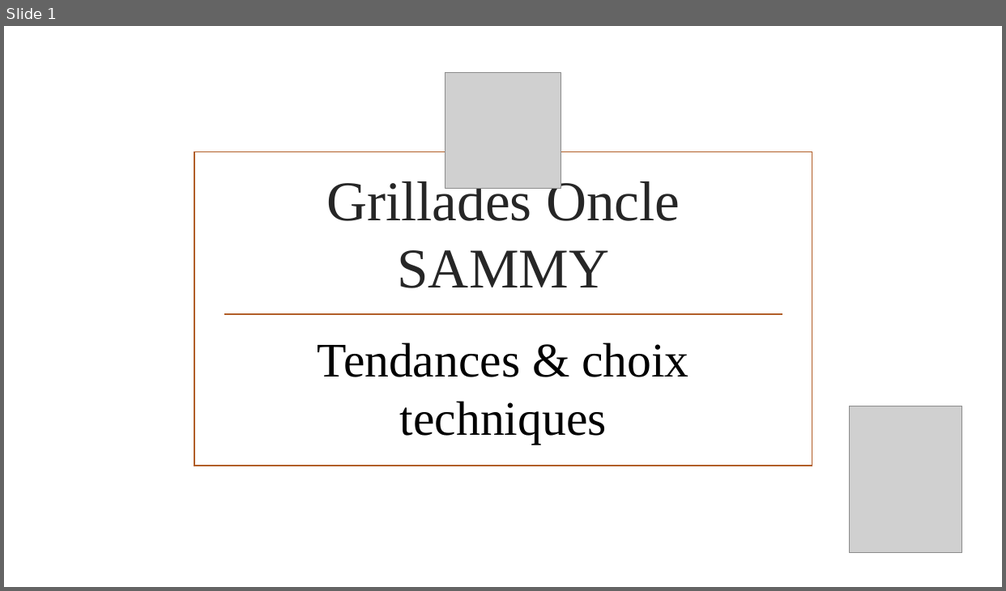
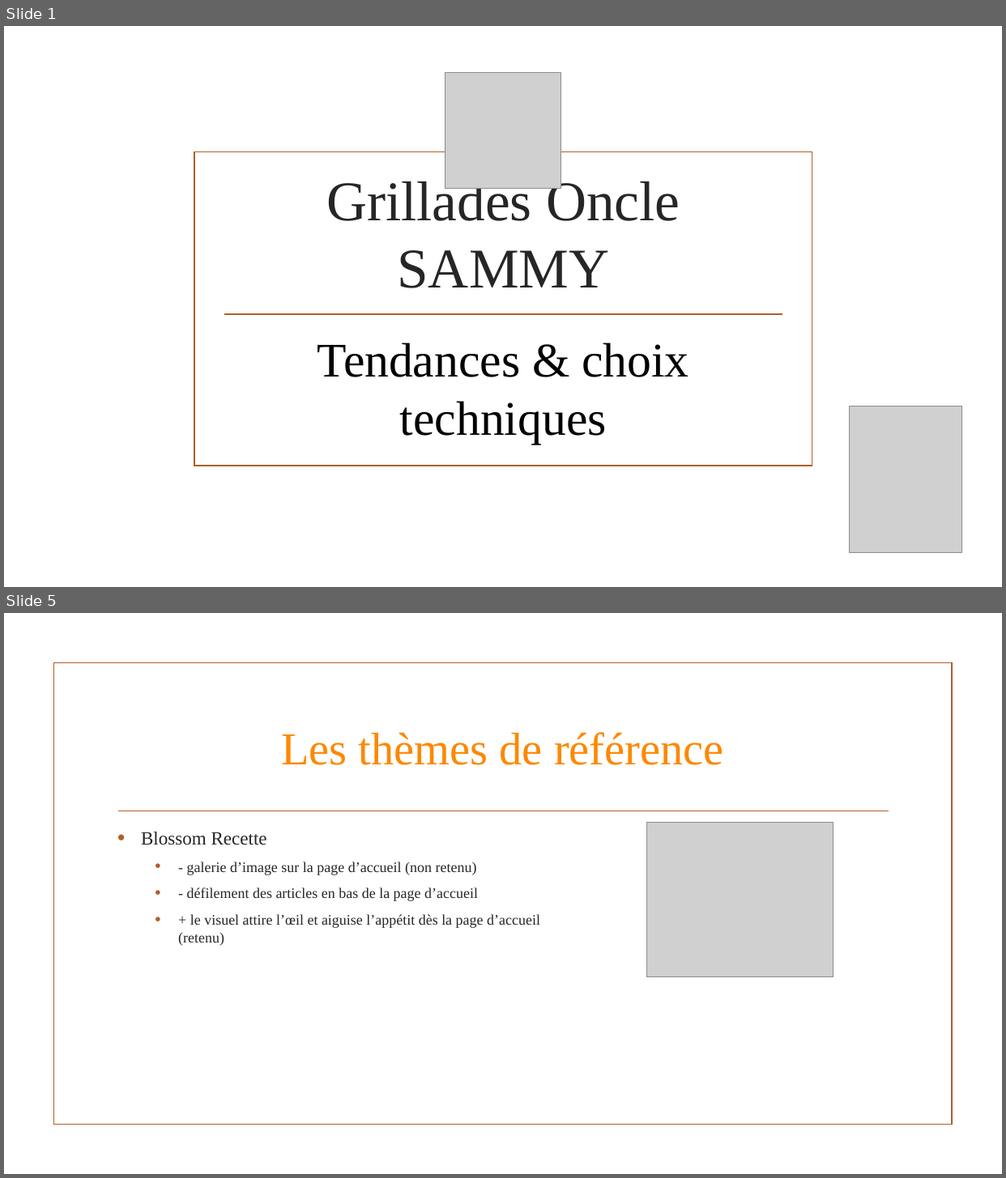
Before and after one commit to DebrayM/Oncle-Sammy, a slide deck: Grillades Oncle SAMMY site vitrine.pptx. Shown one above the other, each under a label of ours: slide 1 before the commit, slides 1 and 5 after it; the slides between them are not shown. The pictures are 1006x591 and 1006x1178 pixels, drawn with LibreOffice and Linux fonts; fonts in the diff are those of the drawing; grey boxes stand for pictures; background and template pictures are left out. Boxes give left, top, right and bottom in pixels: in the first picture for what was removed or moved away, otherwise in the second. Text is boxed around its words. In the diff, an @@ line names an element or a change of style, - is before the commit and + after.

```diff
--- a/Grillades Oncle SAMMY site vitrine.pptx
+++ b/Grillades Oncle SAMMY site vitrine.pptx
@@ slide 5 added at bbox=[4, 613, 1002, 1174], background picture (left out) @@
@@ rectangle added at bbox=[53, 663, 952, 1125], outline #B15E28 1.25 pt @@
@@ title added at bbox=[281, 732, 724, 765], 44 pt, text #FE8800 @@
+Les thèmes de référence
@@ line added from (118, 811) to (889, 811), #B15E28 1.25 pt @@
@@ picture added at bbox=[647, 823, 833, 977] @@
@@ text added at bbox=[141, 832, 540, 946], 14 pt, text #262626 @@
+• Blossom Recette
+  • - galerie d’image sur la page d’accueil (non retenu)
+  • - défilement des articles en bas de la page d’accueil
+  • + le visuel attire l’œil et aiguise l’appétit dès la page d’accueil (retenu)
```
Also in this commit, not shown: 6 slides changed, 2 other slides added, 1 slide removed, 2 other files.
